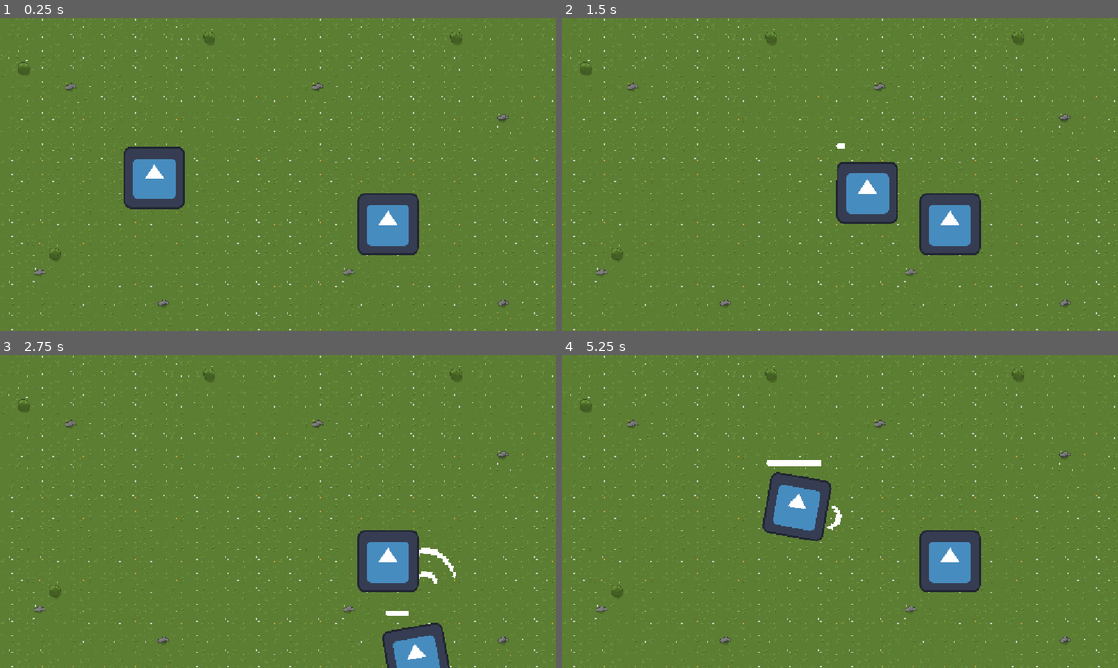
Above: before the commit, frames 1-4 (two rows, left to right).
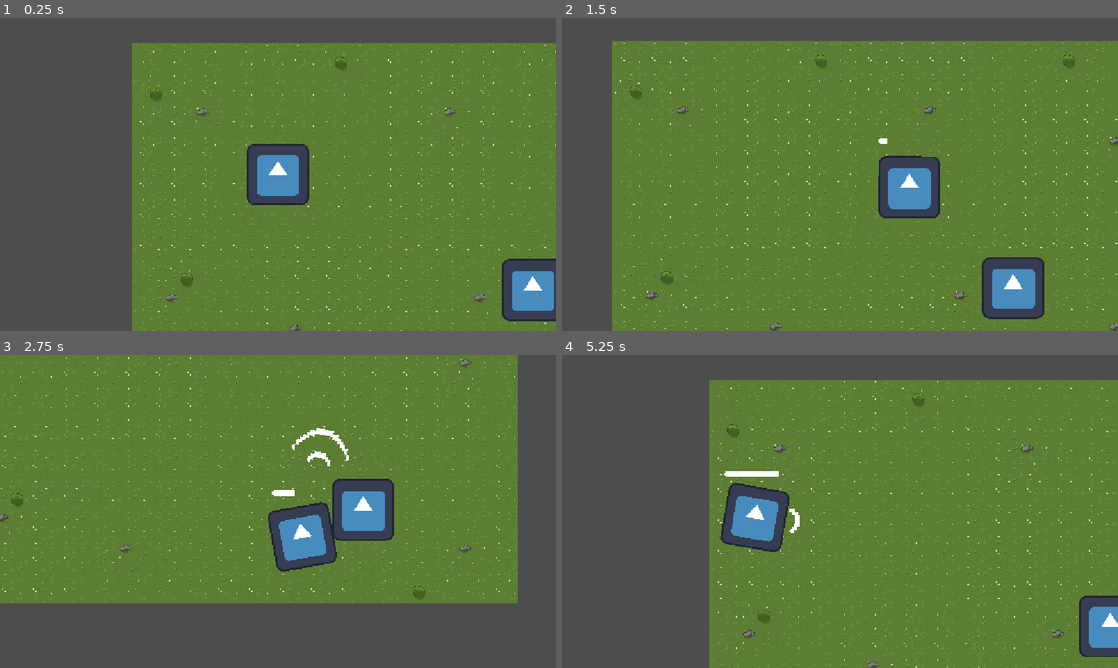
Above: after the commit, the same moments.

Repository: CplCanuck/mru-hacks-2026
Game: Godot game, scene res://assets/scenes/main.tscn
Same seed, same stepped clock (60 frames per second), same inputs: the game is played once before the commit and once after it. The engine's default icon, where the game draws it, is replaced by a stand-in: a white triangle on a blue panel in a dark square. Sound files missing from this copy of the repository are replaced by a short silence.
Inputs (mouse positions are in pixels of both pictures, inside the frame that each line leads up to):
- Up to frame 1 (0.25 s): no input
- Up to frame 2 (1.5 s): tap Enter at 0.5 s; move the mouse to (962, 158) at 0.52 s; hold D (right) 0.53-1.28 s; click (962, 158) at 0.6 s; move the mouse to (728, 190) at 1.27 s; hold S (down) from 1.28 s (still down); click (728, 190) at 1.35 s
- Up to frame 3 (2.75 s): move the mouse to (333, 442) at 2.02 s; release S (down) at 2.03 s; hold D (right) from 2.03 s (still down); click (333, 442) at 2.1 s
- Up to frame 4 (5.25 s): move the mouse to (812, 574) at 2.77 s; release D (right) at 2.78 s; hold W (up) 2.78-3.53 s; click (812, 574) at 2.85 s; move the mouse to (1006, 558) at 3.52 s; hold A (left) 3.53-5.03 s; click (1006, 558) at 3.6 s; move the mouse to (673, 464) at 4.27 s; click (673, 464) at 4.35 s; move the mouse to (867, 511) at 5.02 s; hold S (down) from 5.03 s (still down); click (867, 511) at 5.1 s

The runs differ from the first frame. In frame 1, 39% of the frame differs, in the area x 0-100%, y 0-100%; in frame 2, 25%; in frame 3, 34%; in frame 4, 41%.

Commit message:
Add Smooth Camera Following

Diff:
--- a/assets/scenes/main.tscn
+++ b/assets/scenes/main.tscn
@@ -1,7 +1,9 @@
 [gd_scene format=4 uid="uid://xgw3nbd5fwh3"]
 
 [ext_resource type="Texture2D" uid="uid://dsg103wi2lcff" path="res://assets/sprites/grass tiles/GrassTile-sheet.png" id="1_kpi06"]
-[ext_resource type="PackedScene" uid="uid://cw45ww5m3advm" path="res://assets/scenes/player_test.tscn" id="1_mr7gh"]
+[ext_resource type="Script" uid="uid://dvghrtpc5mq4p" path="res://assets/scenes/main_camera_2d.gd" id="1_sfrgt"]
+[ext_resource type="PackedScene" uid="uid://cj6xy7mulabb6" path="res://assets/objects/enemy.tscn" id="2_dfgan"]
+[ext_resource type="PackedScene" uid="uid://bqhjiiceuhlyx" path="res://assets/objects/player.tscn" id="3_sfrgt"]
 
 [sub_resource type="TileSetAtlasSource" id="TileSetAtlasSource_dfgan"]
 texture = ExtResource("1_kpi06")
@@ -16,8 +18,16 @@
 
 [node name="main" type="Node" unique_id=1568987512]
 
+[node name="MainCamera2D" type="Camera2D" parent="." unique_id=430699607]
+position = Vector2(303, 272)
+script = ExtResource("1_sfrgt")
+
 [node name="TileMapLayer" type="TileMapLayer" parent="." unique_id=1347882689]
 tile_map_data = PackedByteArray("AAAAAAAABgACAAAAAAABAAEABgACAAAAAAACAAEABgACAAAAAAADAAIABgACAAAAAAAEAAIABgACAAAAAAAFAA …(3088 unchanged characters)…
 tile_set = SubResource("TileSet_bi8p6")
 
-[node name="Player Test" parent="." unique_id=459761813 instance=ExtResource("1_mr7gh")]
+[node name="enemy" parent="." unique_id=1492192340 instance=ExtResource("2_dfgan")]
+position = Vector2(831, 511)
+
+[node name="player" parent="." unique_id=1106833625 instance=ExtResource("3_sfrgt")]
+position = Vector2(303, 272)
--- /dev/null
+++ b/assets/scenes/main_camera_2d.gd
@@ -0,0 +1,14 @@
+extends Camera2D
+
+@export var camera_speed_mult: float = 0.03
+
+@onready var main_camera_2d: Camera2D = $"."
+@onready var player: CharacterBody2D = $"../player"
+
+
+# Called every frame. 'delta' is the elapsed time since the previous frame.
+func _process(delta: float) -> void:
+	follow_player(delta)
+
+func follow_player(delta: float) -> void:
+	position = position.move_toward(player.position, position.distance_to(player.position) * camera_speed_mult)
Not shown, added: assets/scenes/main_camera_2d.gd.uid
